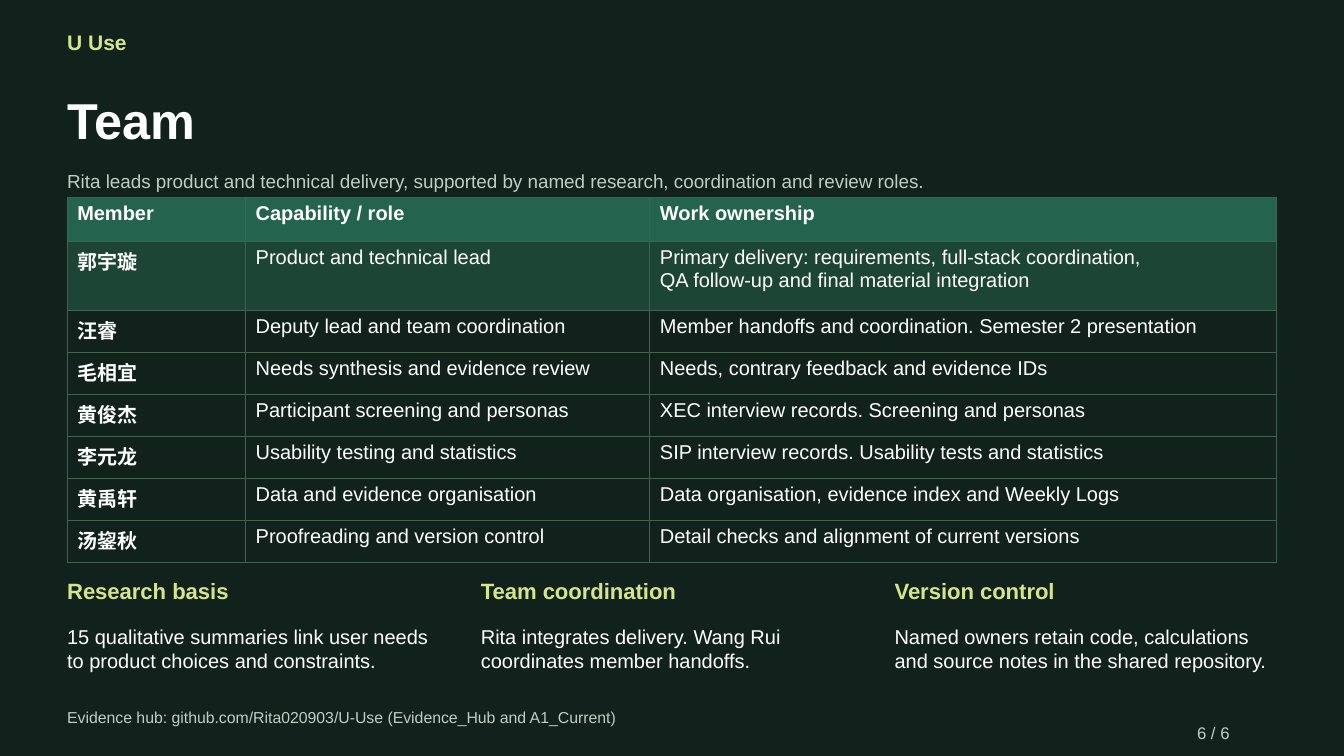
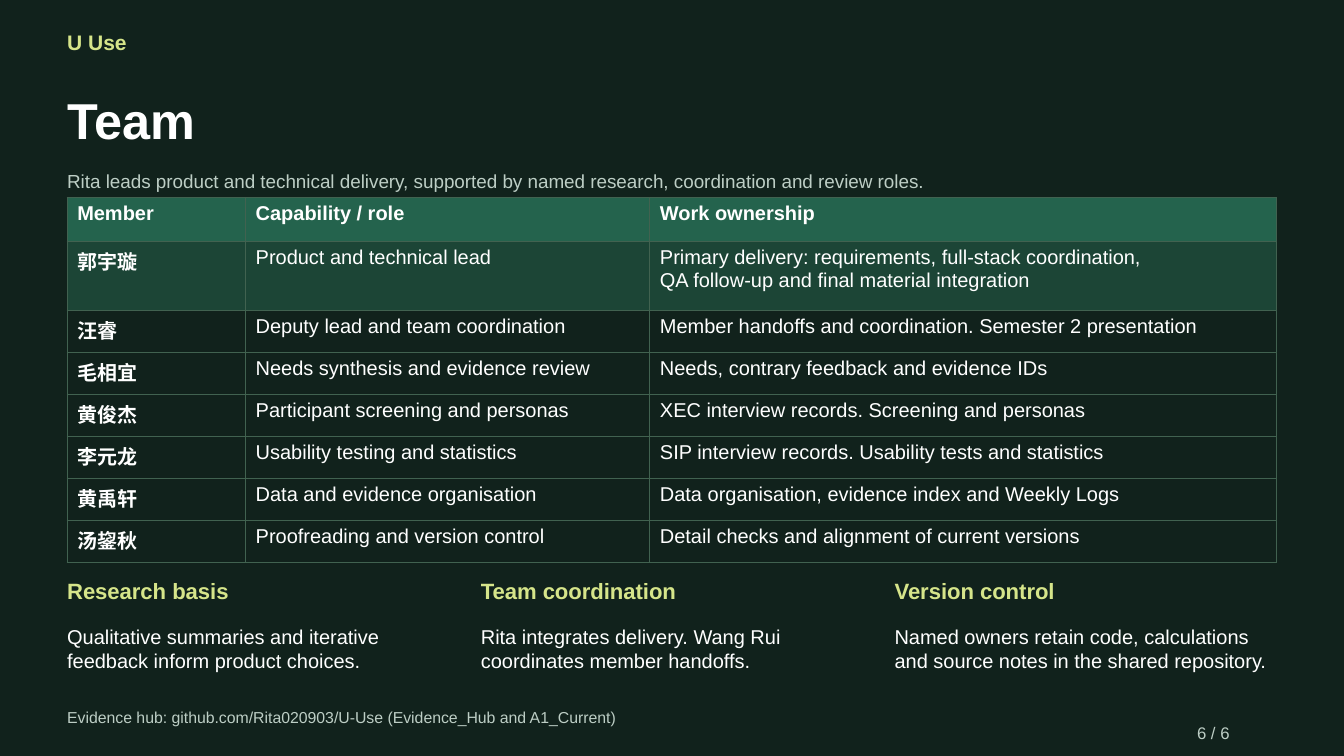
Before and after one commit to Rita020903/U-Use, a slide deck: slide 6 of A1_Current/UUse_A1_6_Slides.pptx. Drawn at 1344x756 pixels with LibreOffice and Linux fonts; fonts in the diff are those of the drawing. Boxes give left, top, right and bottom in pixels: in the first picture for what was removed or moved away, otherwise in the second. Text is boxed around its words. In the diff, an @@ line names an element or a change of style, - is before the commit and + after.

```diff
--- a/A1_Current/UUse_A1_6_Slides.pptx
+++ b/A1_Current/UUse_A1_6_Slides.pptx
@@ text at (x1=67, y1=629, x2=379, y2=672): text changed @@
-15 qualitative summaries link user needs
-to product choices and constraints.
+Qualitative summaries and iterative
+feedback inform product choices.
```
Also in this commit, not shown: 3 other slides changed, 8 other files.
